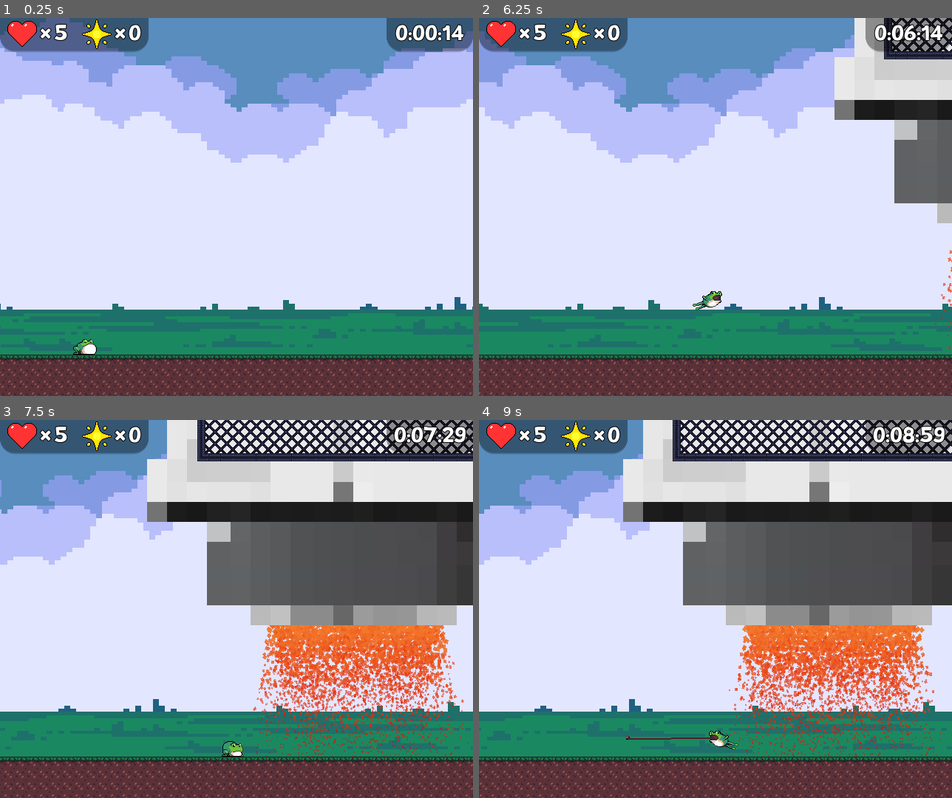
Above: before the commit, frames 1-4 (two rows, left to right).
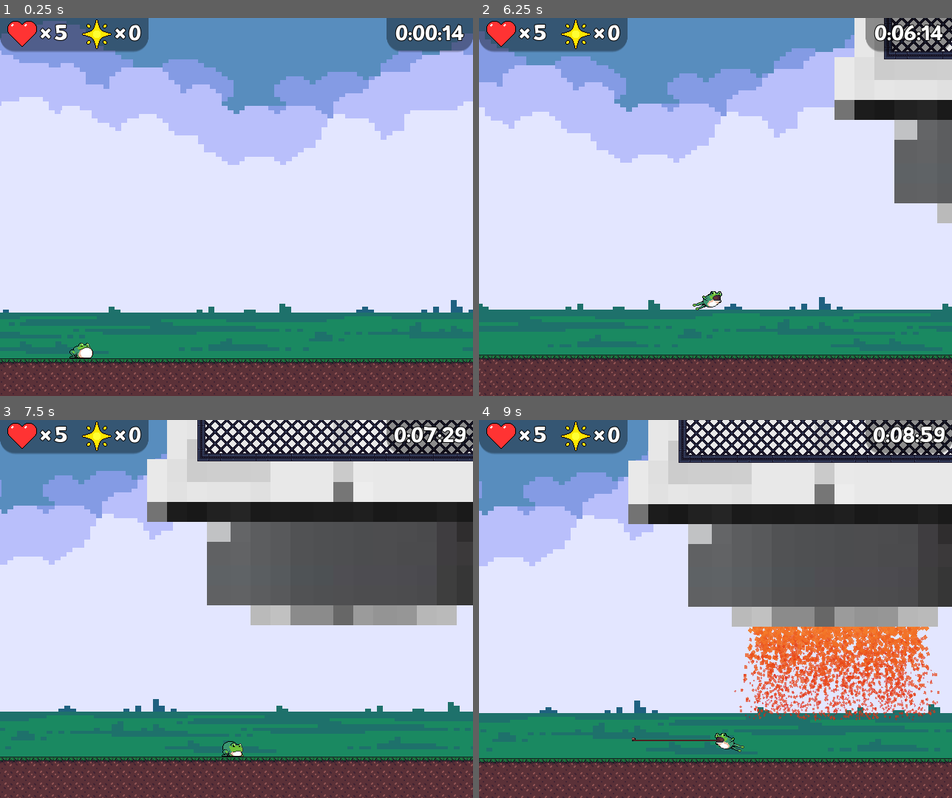
Above: after the commit, the same moments.

Repository: fheysel/frogGoesToSpace
Game: Godot game, scene res://Level3.tscn
The game is run twice, just before and just after one commit, with the same random seed, the same clock (stepped at 60 frames per second) and the same inputs. This scene is started directly instead of the project's main scene.
Inputs:
- Up to frame 1 (0.25 s): no input
- Up to frame 2 (6.25 s): hold Space (jump) 0.53-1.28 s; hold D (ui_right) 0.53-2.03 s; tap S (look_down) at 1.35, 4.35 s; tap Space (jump) at 1.52, 1.55, 1.82, 2.3, 3.02, 3.05, 3.32, 4.52, 4.55, 4.82, 5.3, 6.02, 6.05 s; hold W (look_up) 2.03-2.78 s; hold A (ui_left) 2.03-4.28 s; tap X (tongue) at 2.85, 5.85 s; hold Space (jump) 3.53-4.28 s; hold D (ui_right) from 4.28 s (still down); hold W (look_up) 5.03-5.78 s
- Up to frame 3 (7.5 s): keep holding D (ui_right); tap Space (jump) at 6.32 s; hold Space (jump) 6.53-7.28 s; tap S (look_down) at 7.35 s
- Up to frame 4 (9 s): tap Space (jump) at 7.52, 7.55, 7.82, 8.3 s; release D (ui_right) at 8.03 s; hold W (look_up) 8.03-8.78 s; hold A (ui_left) from 8.03 s (still down); tap X (tongue) at 8.85 s

The runs differ from the first frame. In frame 1, 8.0% of the frame differs, in the area x 0-100%, y 0-100%; in frame 2, less than 0.1%; in frame 3, 7.2%; in frame 4, 19%.

Commit message:
Make Jet turn on when walking through area, and do damage once on

Diff:
--- a/godotproject/Level3.gd
+++ b/godotproject/Level3.gd
@@ -12,6 +12,7 @@
 # Called when the node enters the scene tree for the first time.
 func _ready():
 	call_deferred("setup_tiles")
+	$Player.trigger_screen_shake()
 
 func setup_tiles():
 	# This function takes the level and replaces all the "active tiles" ie
--- a/godotproject/Level3.tscn
+++ b/godotproject/Level3.tscn
@@ -1,10 +1,9 @@
-[gd_scene load_steps=12 format=2]
+[gd_scene load_steps=11 format=2]
 
 [ext_resource path="res://Player.tscn" type="PackedScene" id=1]
 [ext_resource path="res://Tiles/Level0/Level0_ground_auto.tres" type="TileSet" id=2]
 [ext_resource path="res://Level0Boundaries.gd" type="Script" id=3]
 [ext_resource path="res://Objects/Rocket/Rocket.tscn" type="PackedScene" id=4]
-[ext_resource path="res://TraumaBlock.tscn" type="PackedScene" id=5]
 [ext_resource path="res://Tiles/Level0/background/1.png" type="Texture" id=6]
 [ext_resource path="res://Tiles/Level0/background/2.png" type="Texture" id=7]
 [ext_resource path="res://Tiles/Level0/background/4.png" type="Texture" id=8]
@@ -72,7 +71,7 @@
 centered = false
 
 [node name="EOL" parent="." instance=ExtResource( 13 )]
-position = Vector2( 1512, -3408 )
+position = Vector2( 1510, -2801 )
 scale = Vector2( 0.35, 0.009 )
 next_path = "res://Level1.tscn"
 
@@ -80,12 +79,6 @@
 stream = ExtResource( 14 )
 bus = "Music"
 
-[node name="TraumaBlock" parent="." instance=ExtResource( 5 )]
-position = Vector2( 1072, 871.758 )
-
-[node name="TraumaBlock2" parent="." instance=ExtResource( 5 )]
-position = Vector2( 2224, 887.435 )
-
 [node name="Rocket" parent="." instance=ExtResource( 4 )]
 position = Vector2( 1512, -1896 )
 scale = Vector2( 4.5, 4.5 )
--- /dev/null
+++ b/godotproject/Objects/Rocket/CollisionBox.gd
@@ -0,0 +1,15 @@
+extends Area2D
+
+
+func _on_Spike_body_entered(body):
+
+	if body.has_method("takeDamage"):
+		body.takeDamage(1)
+
+
+
+
+func _on_CollisionBox_body_entered(body):
+	if get_parent().emitting == true: # only do damage if the particle affects are on ie jet is on
+		if body.has_method("takeDamage"):
+			body.takeDamage(1)
--- a/godotproject/Objects/Rocket/Jet1.tscn
+++ b/godotproject/Objects/Rocket/Jet1.tscn
@@ -1,4 +1,6 @@
-[gd_scene load_steps=3 format=2]
+[gd_scene load_steps=5 format=2]
+
+[ext_resource path="res://Objects/Rocket/CollisionBox.gd" type="Script" id=1]
 
 [sub_resource type="Curve" id=1]
 _data = [ Vector2( 0.00874636, 0.918182 ), 0.0, 0.0, 0, 0, Vector2( 0.997085, 0.318182 ), 0.0, 0.0, 0, 0 ]
@@ -6,12 +8,16 @@
 [sub_resource type="Gradient" id=2]
 colors = PoolColorArray( 0.976563, 0.561118, 0.19455, 1, 0.847059, 0, 0, 0.415686 )
 
+[sub_resource type="RectangleShape2D" id=3]
+extents = Vector2( 80, 100 )
+
 [node name="Jet1" type="CPUParticles2D"]
 show_behind_parent = true
 rotation = 1.5708
 scale = Vector2( 0.4, 0.4 )
 z_index = 2
 amount = 2000
+lifetime = 0.8
 speed_scale = 2.0
 lifetime_randomness = 0.5
 emission_shape = 2
@@ -26,3 +32,11 @@
 scale_amount = 5.0
 scale_amount_curve = SubResource( 1 )
 color_ramp = SubResource( 2 )
+
+[node name="CollisionBox" type="Area2D" parent="."]
+script = ExtResource( 1 )
+
+[node name="CollisionShape2D" type="CollisionShape2D" parent="CollisionBox"]
+position = Vector2( 100, -0.000366211 )
+shape = SubResource( 3 )
+[connection signal="body_entered" from="CollisionBox" to="CollisionBox" method="_on_CollisionBox_body_entered"]
--- /dev/null
+++ b/godotproject/Objects/Rocket/Rocket.gd
@@ -0,0 +1,16 @@
+extends Node2D
+
+
+var trauma_level = 0 # counter to see how many jets are on
+
+# Called when the node enters the scene tree for the first time.
+func _ready():
+	pass # Replace with function body.
+
+func activateJet():
+	if trauma_level == 0:
+		trauma_level += 1
+		$Jet1.emitting = true
+	elif trauma_level == 1:
+		trauma_level += 1
+		$Jet2.emitting = true
--- a/godotproject/Objects/Rocket/Rocket.tscn
+++ b/godotproject/Objects/Rocket/Rocket.tscn
@@ -1,29 +1,40 @@
-[gd_scene load_steps=3 format=2]
+[gd_scene load_steps=5 format=2]
 
 [ext_resource path="res://Tiles/Level3/BossLevel_SpaceShip.png" type="Texture" id=1]
 [ext_resource path="res://Objects/Rocket/Jet1.tscn" type="PackedScene" id=2]
+[ext_resource path="res://TraumaBlock.tscn" type="PackedScene" id=3]
+[ext_resource path="res://Objects/Rocket/Rocket.gd" type="Script" id=4]
 
 [node name="Rocket" type="Node2D"]
+script = ExtResource( 4 )
 
 [node name="Sprite" type="Sprite" parent="."]
 texture = ExtResource( 1 )
 
-[node name="Jet3" parent="." instance=ExtResource( 2 )]
+[node name="Jet1" parent="." instance=ExtResource( 2 )]
 position = Vector2( -128, 584 )
 scale = Vector2( 0.3, 0.25 )
 z_index = 0
+emitting = false
 amount = 5000
 lifetime = 0.5
 speed_scale = 1.0
 lifetime_randomness = 0.64
 initial_velocity = 370.05
 
-[node name="Jet4" parent="." instance=ExtResource( 2 )]
+[node name="Jet2" parent="." instance=ExtResource( 2 )]
 position = Vector2( 128, 584 )
 scale = Vector2( 0.3, 0.25 )
 z_index = 0
+emitting = false
 amount = 5000
 lifetime = 0.5
 speed_scale = 1.0
 lifetime_randomness = 0.64
 initial_velocity = 370.05
+
+[node name="TraumaBlock" parent="." instance=ExtResource( 3 )]
+position = Vector2( -128, 624 )
+
+[node name="TraumaBlock2" parent="." instance=ExtResource( 3 )]
+position = Vector2( 136, 624 )
--- a/godotproject/ScreenShake.gd
+++ b/godotproject/ScreenShake.gd
@@ -8,10 +8,10 @@
 
 onready var camera = get_parent()
 
-func start(duration = 0.2, frequency = 15, amplitude = 16, priority = 0):
+func start(duration = 0.2, frequency = 15, _amplitude = 16, _priority = 0):
 	if (priority >= self.priority):
-		self.priority = priority
-		self.amplitude = amplitude
+		priority = _priority
+		amplitude = _amplitude
 
 		$Duration.wait_time = duration
 		$Frequency.wait_time = 1 / float(frequency)
--- /dev/null
+++ b/godotproject/TraumaBlock.gd
@@ -0,0 +1,17 @@
+extends Area2D
+
+var trauma_level = 0 # ensures the screen shakes is triggered only once ie
+					 # when the jet turns on
+
+# Called when the node enters the scene tree for the first time.
+func _ready():
+	pass # Replace with function body.
+
+
+
+func _on_Node2D_body_exited(body):
+	if body.has_method("collect_star_piece"): # ie we know its the player
+		if trauma_level == 0:
+			trauma_level = trauma_level + 1
+			body.trigger_screen_shake() # start a screen shake
+			get_parent().activateJet() # turn on jet particles
--- a/godotproject/TraumaBlock.tscn
+++ b/godotproject/TraumaBlock.tscn
@@ -1,9 +1,9 @@
 [gd_scene load_steps=3 format=2]
 
-[ext_resource path="res://trauma_block.gd" type="Script" id=1]
+[ext_resource path="res://TraumaBlock.gd" type="Script" id=1]
 
 [sub_resource type="RectangleShape2D" id=1]
-extents = Vector2( 32, 72 )
+extents = Vector2( 16, 32 )
 
 [node name="Node2D" type="Area2D"]
 script = ExtResource( 1 )
--- a/godotproject/trauma_block.gd
+++ /dev/null
@@ -1,21 +0,0 @@
-extends Area2D
-
-
-# Declare member variables here. Examples:
-# var a = 2
-# var b = "text"
-
-
-# Called when the node enters the scene tree for the first time.
-func _ready():
-	pass # Replace with function body.
-
-
-# Called every frame. 'delta' is the elapsed time since the previous frame.
-#func _process(delta):
-#	pass
-
-
-func _on_Node2D_body_exited(body):
-	if body.has_method("collect_star_piece"): # ie we know its the player
-			body.trigger_screen_shake()
--- a/godotproject/trauma_block.tscn
+++ /dev/null
@@ -1,13 +0,0 @@
-[gd_scene load_steps=3 format=2]
-
-[ext_resource path="res://trauma_block.gd" type="Script" id=1]
-
-[sub_resource type="RectangleShape2D" id=1]
-extents = Vector2( 32, 32 )
-
-[node name="Node2D" type="Area2D"]
-script = ExtResource( 1 )
-
-[node name="CollisionShape2D" type="CollisionShape2D" parent="."]
-shape = SubResource( 1 )
-[connection signal="body_exited" from="." to="." method="_on_Node2D_body_exited"]
